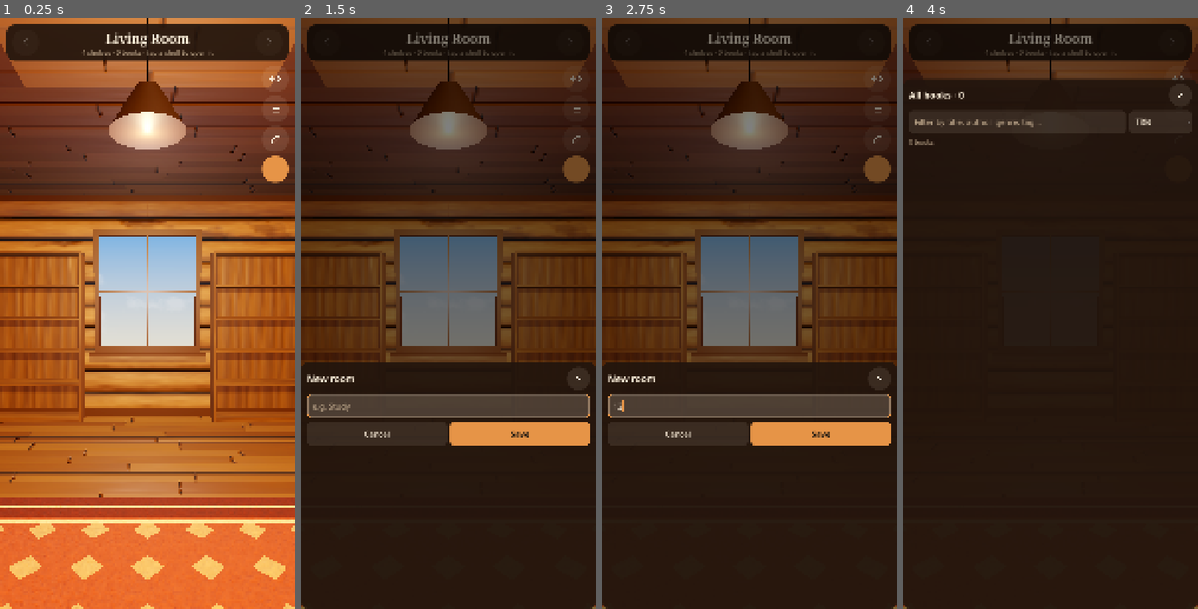
Above: before the commit, frames 1-4 (left to right).
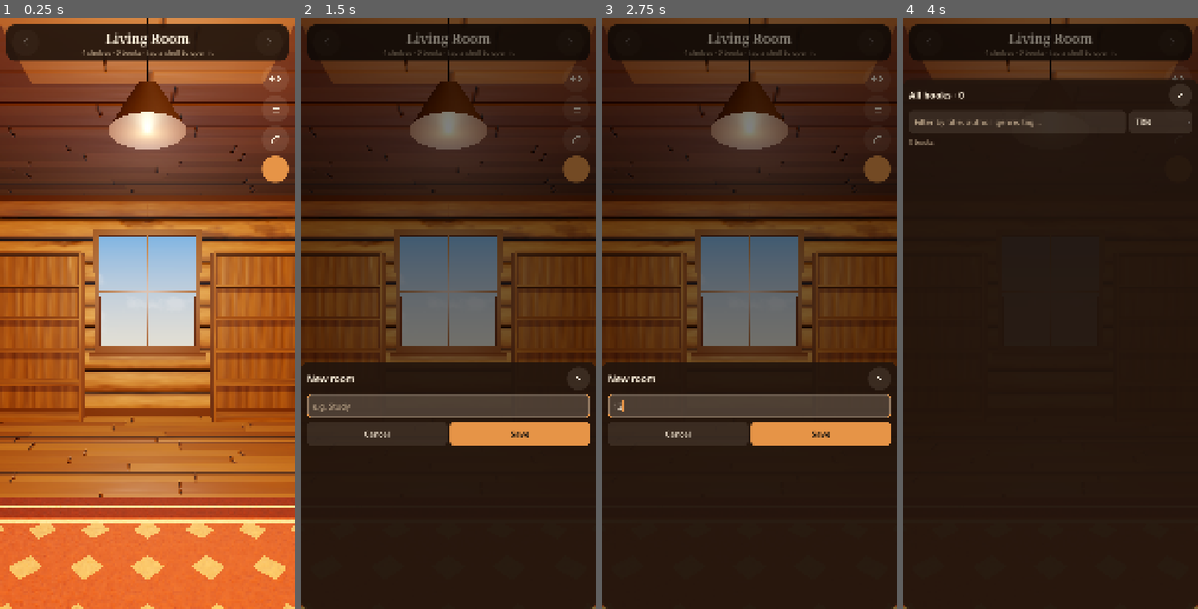
Above: after the commit, the same moments.

Repository: TheGoobsy/shelfcontrol
Game: Godot game, scene res://scenes/main.tscn
Same seed, same stepped clock (60 frames per second), same inputs: the game is played once before the commit and once after it.
Inputs (mouse positions are in pixels of both pictures, inside the frame that each line leads up to):
- Up to frame 1 (0.25 s): no input
- Up to frame 2 (1.5 s): click (448, 41) at 0.52 s; click "+ New room" at 1.25 s
- Up to frame 3 (2.75 s): click (749, 408) at 2.02 s; type "12" at 2.1 s
- Up to frame 4 (4 s): click (1177, 77) at 2.77 s; click (1177, 106) at 3.52 s

The runs differ from the first frame. In frame 1, 0.9% of the frame differs, in the area x 0-100%, y 1-58%; in frame 2, 0.7%; in frame 3, 0.7%; in frame 4, 0.2%.

Commit message:
Fix shadows on Android: set .mobile shadow sizes to 4096, drop atlas quadrant override
Co-Authored-By: Claude Fable 5.1 <noreply@anthropic.com>

Diff:
--- a/project.godot
+++ b/project.godot
@@ -43,11 +43,11 @@
 textures/vram_compression/import_etc2_astc=true
 anti_aliasing/quality/msaa_3d=1
 lights_and_shadows/directional_shadow/size=4096
-lights_and_shadows/directional_shadow/soft_shadow_filter_quality=1
+lights_and_shadows/directional_shadow/size.mobile=4096
+lights_and_shadows/directional_shadow/soft_shadow_filter_quality=2
+lights_and_shadows/directional_shadow/soft_shadow_filter_quality.mobile=2
 lights_and_shadows/directional_shadow/16_bits=false
 lights_and_shadows/positional_shadow/atlas_size=4096
-lights_and_shadows/positional_shadow/soft_shadow_filter_quality=1
-lights_and_shadows/positional_shadow/atlas_quadrant_0_subdiv=1
-lights_and_shadows/positional_shadow/atlas_quadrant_1_subdiv=1
-lights_and_shadows/positional_shadow/atlas_quadrant_2_subdiv=1
-lights_and_shadows/positional_shadow/atlas_quadrant_3_subdiv=1
+lights_and_shadows/positional_shadow/atlas_size.mobile=4096
+lights_and_shadows/positional_shadow/soft_shadow_filter_quality=2
+lights_and_shadows/positional_shadow/soft_shadow_filter_quality.mobile=2
